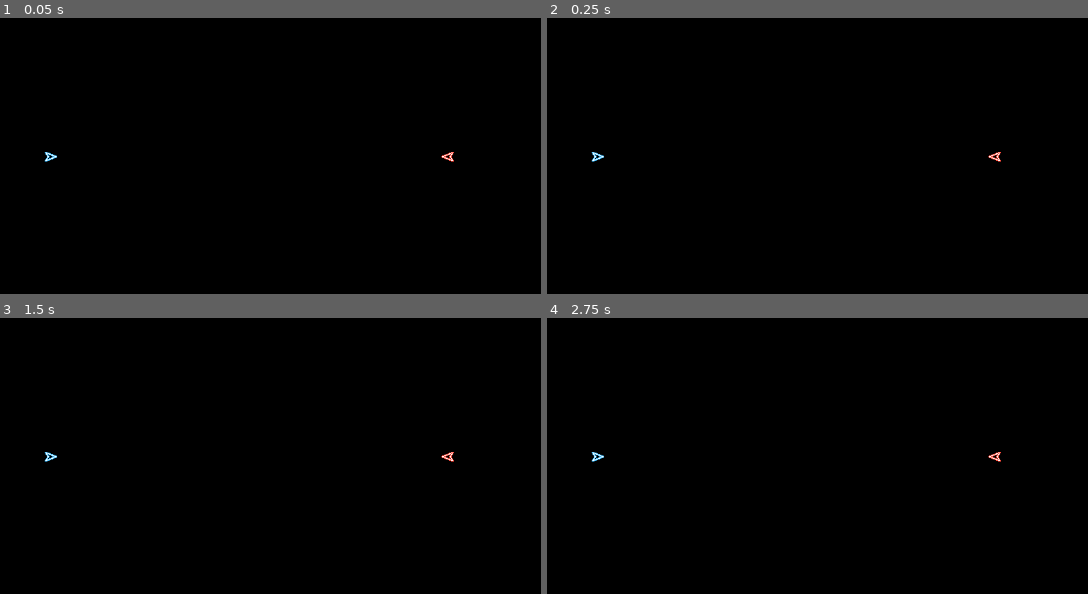
Above: before the commit, frames 1-4 (two rows, left to right).
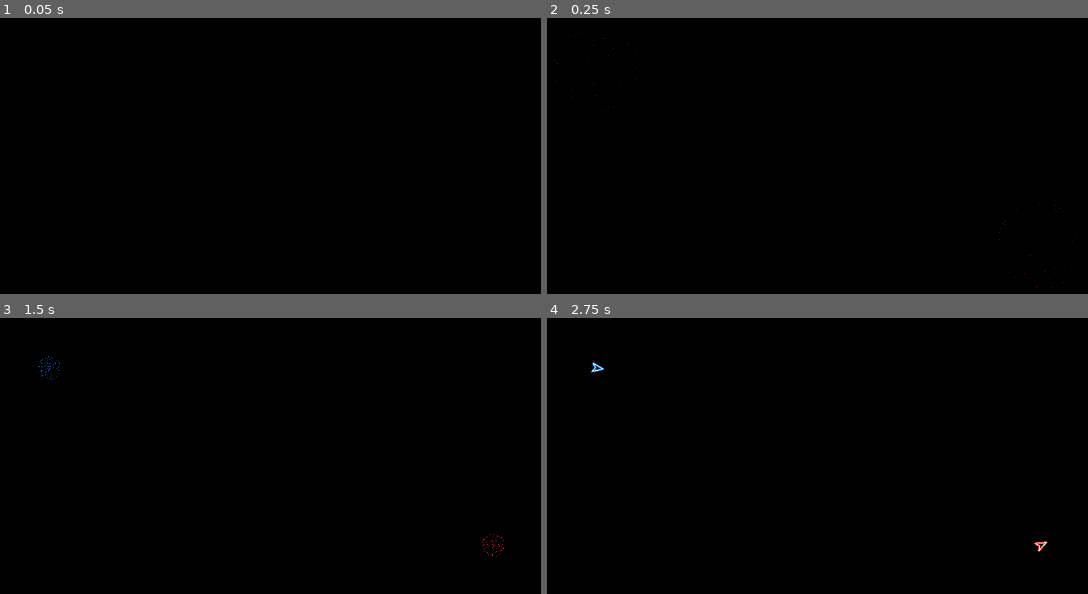
Above: after the commit, the same moments.

Repository: Eliasdbr/Spacewar
Game: Godot game, scene res://main.tscn
Two runs of this game, one before a commit and one after it. Both use one fixed random seed, a clock stepped at 60 frames per second and the inputs below.
Inputs:
- Up to frame 1 (0.05 s): no input
- Up to frame 2 (0.25 s): no input
- Up to frame 3 (1.5 s): tap Enter at 0.5 s; tap Space at 1.25 s
- Up to frame 4 (2.75 s): tap Enter at 2 s

The runs differ from the first frame. In frame 1, 0.1% of the frame differs, in the area x 8-84%, y 48-53%; in frame 2, 0.2%; in frame 3, 0.2%, in the area x 7-94%, y 13-87%; in frame 4, 0.2%.

Commit message:
Basic gamplay, ship spawners

Diff:
--- /dev/null
+++ b/gameplay.gd
@@ -0,0 +1,7 @@
+extends Node2D
+
+func _ready():
+	# Spawnables
+	var spawnables = get_tree().get_nodes_in_group("spawners")
+	for spawner_node in spawnables:
+		spawner_node.request_spawn()
--- a/gameplay.tscn
+++ b/gameplay.tscn
@@ -1,17 +1,22 @@
-[gd_scene load_steps=2 format=3 uid="uid://bxqqqsuudurah"]
+[gd_scene load_steps=3 format=3 uid="uid://bxqqqsuudurah"]
 
-[ext_resource type="PackedScene" uid="uid://bch4654g3qccc" path="res://ships/player_ship.tscn" id="1_xbv2a"]
+[ext_resource type="Script" path="res://gameplay.gd" id="1_n6nkq"]
+[ext_resource type="PackedScene" uid="uid://bv0sgo854j5f3" path="res://level_design/player_spawner.tscn" id="2_86h0y"]
 
 [node name="Gameplay" type="Node2D"]
+script = ExtResource("1_n6nkq")
 
 [node name="Environment" type="Node2D" parent="."]
 
-[node name="PlayerShip" parent="Environment" instance=ExtResource("1_xbv2a")]
-position = Vector2(256, 320)
-line_color = Color(0.2, 0.733333, 1, 1)
+[node name="PlayerSpawner1" parent="Environment" node_paths=PackedStringArray("context") groups=["spawners"] instance=ExtResource("2_86h0y")]
+position = Vector2(256, 192)
+context = NodePath("..")
+delay = 1.5
+spawner_color = Color(0, 0.5, 1, 1)
 
-[node name="PlayerShip2" parent="Environment" instance=ExtResource("1_xbv2a")]
-position = Vector2(832, 320)
-rotation = 3.14159
+[node name="PlayerSpawner2" parent="Environment" node_paths=PackedStringArray("context") groups=["spawners"] instance=ExtResource("2_86h0y")]
+position = Vector2(896, 448)
 player_number = 2
-line_color = Color(1, 0.266667, 0.2, 1)
+context = NodePath("..")
+delay = 1.5
+spawner_color = Color(1, 0.2, 0.2, 1)
--- /dev/null
+++ b/level_design/player_spawner.gd
@@ -0,0 +1,13 @@
+extends Spawner
+
+@export var player_number: int = 1
+
+const PLAYER_SHIP = preload("res://ships/player_ship.tscn")
+
+func spawn():
+	if context:
+		var ship = PLAYER_SHIP.instantiate() as PlayerShip
+		ship.global_position = global_position
+		ship.player_number = player_number
+		ship.line_color = spawner_color
+		context.add_child(ship)
--- /dev/null
+++ b/level_design/player_spawner.tscn
@@ -0,0 +1,8 @@
+[gd_scene load_steps=3 format=3 uid="uid://bv0sgo854j5f3"]
+
+[ext_resource type="PackedScene" uid="uid://cjwu215jye6fd" path="res://level_design/spawner.tscn" id="1_bfsci"]
+[ext_resource type="Script" path="res://level_design/player_spawner.gd" id="2_0n0rv"]
+
+[node name="PlayerSpawner" instance=ExtResource("1_bfsci")]
+script = ExtResource("2_0n0rv")
+player_number = 1
--- /dev/null
+++ b/level_design/spawner.gd
@@ -0,0 +1,28 @@
+class_name Spawner
+
+extends Marker2D
+
+@export var context: Node2D = null
+@export var scene_to_spawn: PackedScene = null
+@export var delay: float = 0.0
+@export_color_no_alpha var spawner_color = Color.WHITE
+
+@onready var suck_in_particles = $SuckInParticles
+
+func spawn():
+	if context and scene_to_spawn:
+		var node_to_spawn = scene_to_spawn.instantiate()
+		node_to_spawn.global_position = global_position
+		context.add_child(node_to_spawn)
+
+func request_spawn():
+	suck_in_particles.lifetime = delay + 0.5
+	var accel_factor = suck_in_particles.emission_sphere_radius / delay
+	suck_in_particles.radial_accel_max = -accel_factor
+	suck_in_particles.radial_accel_min = -accel_factor
+	suck_in_particles.color = spawner_color
+	suck_in_particles.emitting = true
+	if delay > 0.0:
+		await get_tree().create_timer(delay).timeout
+	spawn()
+	suck_in_particles.emitting = false
--- /dev/null
+++ b/level_design/spawner.tscn
@@ -0,0 +1,25 @@
+[gd_scene load_steps=3 format=3 uid="uid://cjwu215jye6fd"]
+
+[ext_resource type="Script" path="res://level_design/spawner.gd" id="1_bsjes"]
+
+[sub_resource type="Gradient" id="Gradient_i57v8"]
+offsets = PackedFloat32Array(0, 0.286667, 0.873333, 1)
+colors = PackedColorArray(1, 1, 1, 0, 1, 1, 1, 1, 1, 1, 1, 1, 1, 1, 1, 0)
+
+[node name="Spawner" type="Marker2D"]
+gizmo_extents = 24.0
+script = ExtResource("1_bsjes")
+
+[node name="SuckInParticles" type="CPUParticles2D" parent="."]
+emitting = false
+amount = 64
+lifetime = 2.0
+one_shot = true
+explosiveness = 1.0
+emission_shape = 2
+emission_sphere_radius = 64.0
+spread = 180.0
+gravity = Vector2(0, 0)
+radial_accel_min = -32.0
+radial_accel_max = -32.0
+color_ramp = SubResource("Gradient_i57v8")
--- a/ships/player_ship.gd
+++ b/ships/player_ship.gd
@@ -1,3 +1,5 @@
+class_name PlayerShip
+
 extends Ship
 
 @export_range(1, 2) var player_number: int = 1
@@ -8,7 +10,7 @@
 
 # Called when the node enters the scene tree for the first time.
 func _ready():
-	#super()
+	super()
 	tank_controls.player = player_number
 	out_line_2d.default_color = line_color
 	#out_line_2d.default_color = line_color
--- a/ships/ship.gd
+++ b/ships/ship.gd
@@ -1,3 +1,6 @@
 class_name Ship
 
 extends Node2D
+
+func _ready():
+	rotation = randf_range(0.0, TAU)
